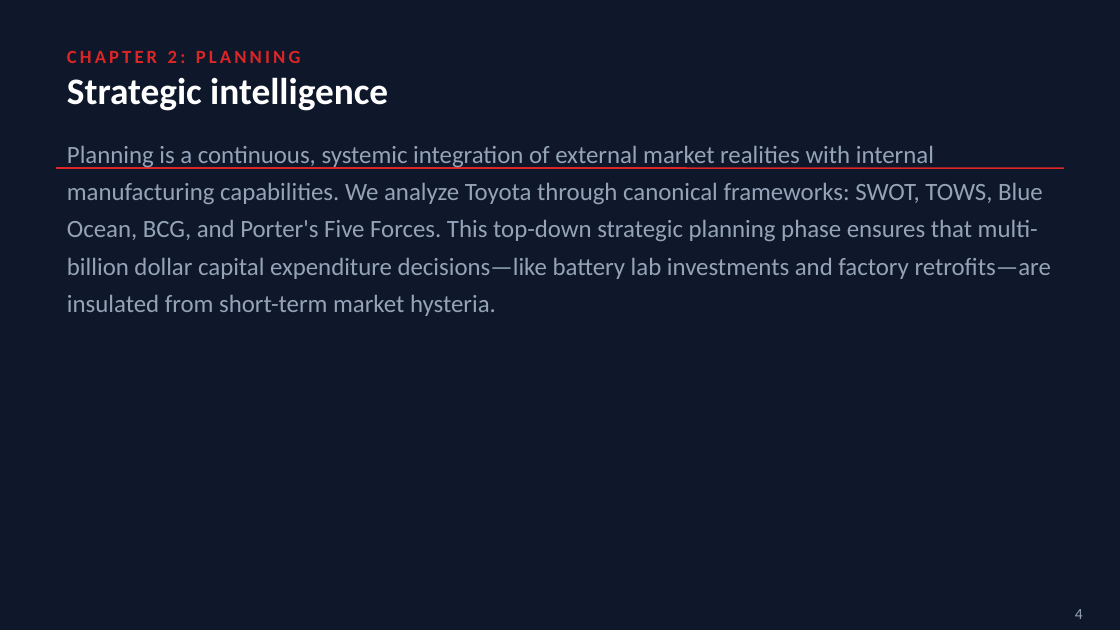
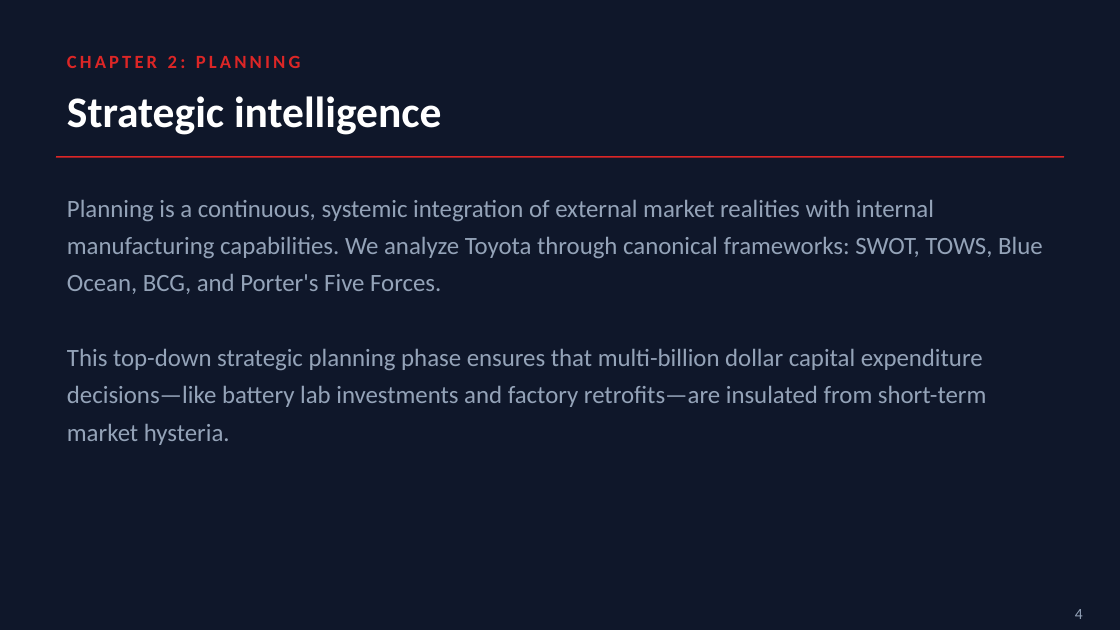
Before and after one commit to paymybills/EOMPresentation, a slide deck: slide 4 of EOM_Presentation.pptx. Drawn at 1120x630 pixels with LibreOffice and Linux fonts; fonts in the diff are those of the drawing. Boxes give left, top, right and bottom in pixels: in the first picture for what was removed or moved away, otherwise in the second. Text is boxed around its words. In the diff, an @@ line names an element or a change of style, - is before the commit and + after.

```diff
--- a/EOM_Presentation.pptx
+++ b/EOM_Presentation.pptx
@@ text "CHAPTER 2: PLANNING" at [67,56,301,68]: vertical alignment middle to top @@
@@ text "Strategic intelligence": place and size @@
-text "Strategic intelligence" at [67,77,388,111]
+text "Strategic intelligence" at [67,96,442,135]
@@ text "Strategic intelligence" at [67,96,442,135]: size 24 to 28 pt; vertical alignment middle to top @@
@@ text "Planning is a continuous, systemic ..." at [67,200,1043,445]: vertical alignment middle to top @@
@@ line moved from (56, 168) - (1064, 168) to (56, 157) - (1064, 157) @@
@@ text at [67,200,1043,445]: text changed @@
-Planning is a continuous, systemic integration of external market realities with internal manufacturing capabilities. We analyze Toyota through canonical frameworks: SWOT, TOWS, Blue Ocean, BCG, and Porter's Five Forces. This top-down strategic planning phase ensures that multi-billion dollar capital expenditure decisions—like battery lab investments and factory retrofits—are insulated from short-term market hysteria.
+Planning is a continuous, systemic integration of external market realities with internal manufacturing capabilities. We analyze Toyota through canonical frameworks: SWOT, TOWS, Blue Ocean, BCG, and Porter's Five Forces.
+This top-down strategic planning phase ensures that multi-billion dollar capital expenditure decisions—like battery lab investments and factory retrofits—are insulated from short-term market hysteria.
```
Also in this commit, not shown: 16 other slides changed, 1 other file.
